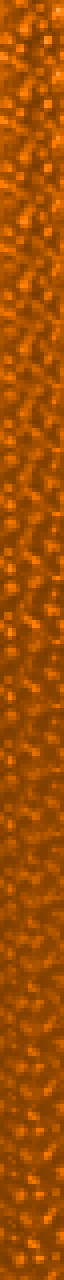
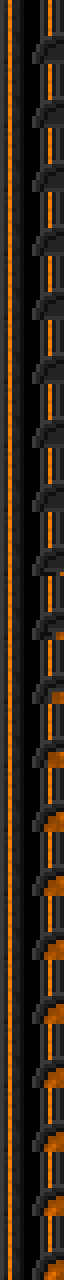
Layer changes from the first 64×1280 image to the second:
added layer "Machinery" above "Background" over [0, 0, 64, 1280]
